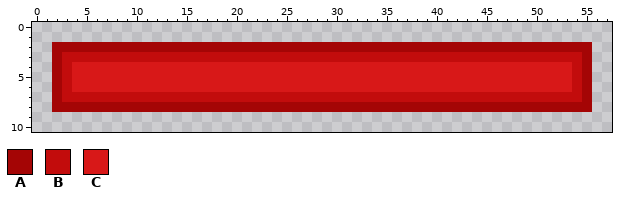
Edited in one commit: pixel-art file (raw_assets/textures/HUD/HUD.aseprite). This is how it looked before the edit.
62x15 pixels, 1 frame. Colours within 5 levels of each other are drawn and written as one. The old version is drawn lined up with the new one, on the new canvas.
Palette (. is transparent): A #a40505  B #c20c0c  C #d81818
Pixels before, first column x 2:
2 AAAAAAAAAAAAAAAAAAAAAAAAAAAAAAAAAAAAAAAAAAAAAAAAAAAAAA
3 ABBBBBBBBBBBBBBBBBBBBBBBBBBBBBBBBBBBBBBBBBBBBBBBBBBBBA
4 ABCCCCCCCCCCCCCCCCCCCCCCCCCCCCCCCCCCCCCCCCCCCCCCCCCCBA
5 ABCCCCCCCCCCCCCCCCCCCCCCCCCCCCCCCCCCCCCCCCCCCCCCCCCCBA
6 ABCCCCCCCCCCCCCCCCCCCCCCCCCCCCCCCCCCCCCCCCCCCCCCCCCCBA
7 ABBBBBBBBBBBBBBBBBBBBBBBBBBBBBBBBBBBBBBBBBBBBBBBBBBBBA
8 AAAAAAAAAAAAAAAAAAAAAAAAAAAAAAAAAAAAAAAAAAAAAAAAAAAAAA
After the commit:
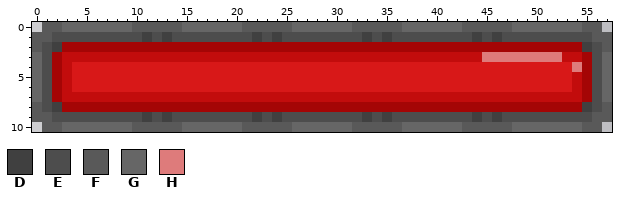
Colours new in this view: D #404040  E #4d4d4d  F #595959  G #666666  H #de7b7b
What changed:
canvas 62x15 -> 58x11, the old top-left corner now at -2,-2 (the part of the old canvas that was cut away was empty and is not shown)
There is now colour D in row 1 at x 11, 13, 22, 24, 33, 35, 44 and 46; in row 9 at x 11, 13, 22, 24, 33, 35, 44 and 46.
The edit turns colour A into colour D in row 2 at x 2 and 55; in row 8 at x 2 and 55.
There is now colour E in row 1 at x 2 to 10, 12, 14 to 21, 23, 25 to 32, 34, 36 to 43, 45 and 47 to 55; in rows 2 to 8 at x 1 and 56; in row 9 at x 2 to 10, 12, 14 to 21, 23, 25 to 32, 34, 36 to 43, 45 and 47 to 55.
There is now colour F in row 0 at x 1 to 2, 10 to 14, 21 to 25, 32 to 36, 43 to 47 and 55 to 56; in row 1 at x 0 to 1 and 56 to 57; in row 2 at x 0 and 57; in row 8 at x 0 and 57; in row 9 at x 0 to 1 and 56 to 57; in row 10 at x 1 to 2, 10 to 14, 21 to 25, 32 to 36, 43 to 47 and 55 to 56.
There is now colour G in row 0 at x 3 to 9, 15 to 20, 26 to 31, 37 to 42 and 48 to 54; in rows 3 to 7 at x 0 and 57; in row 10 at x 3 to 9, 15 to 20, 26 to 31, 37 to 42 and 48 to 54.
The edit turns colour B into colour H in row 3 at x 45 to 52; in row 4 at x 54.
